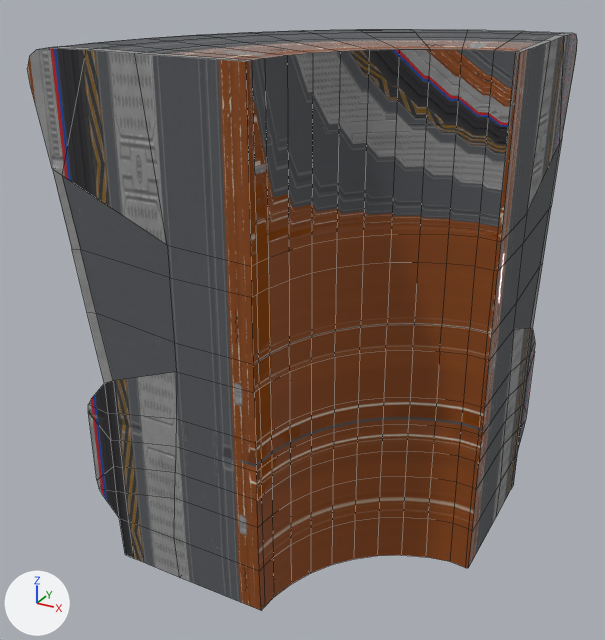
An edit to the FBX model ProjectArachne/Models/Hallway/wall_IN_c.FBX, drawn before and after from the same camera.
The view is the same before and after, from a 50 mm lens placed at (2.98, -3.14, 3.42), pointed at (0.71, 0.99, 1.36). Every picture has the same lights, and +X, +Y and +Z are marked at lower left. Mesh edges are drawn as thin lines. Where no turn or scale is listed for an object, it has been applied to the vertices.
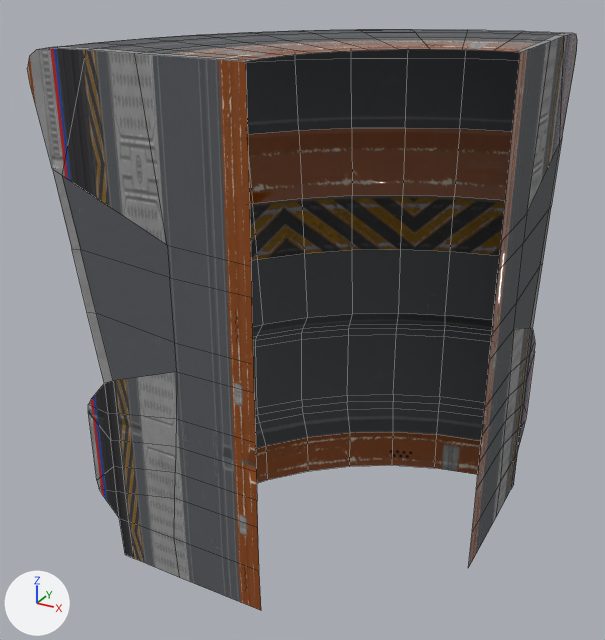
Pixel boxes (x1, y1, x2, y2) of what changed, in the pictures (605 x 640 px):
part 1 of me_mesh, deleted
    before: (246, 49, 520, 610)

Edits to the bpy script that builds the scene:
```text
Change me_mesh:
    used by ob_object016; location = (0.0, 0.0, 0.0)
    remove me_mesh.from_pydata(...)  # 460 vertices, 454 faces; spans x -0.31..1.9, y 0.0..2.21, z -0.01..3.0
    add me_mesh.from_pydata(...)  # 328 vertices, 298 faces; spans x -0.31..1.9, y 0.0..2.21, z -0.01..3.0
    me_mesh part 1
    132 vertices are removed from x 0.07..1.89, y 0.04..1.82, z -0.01..2.07
    156 faces are deleted
```
